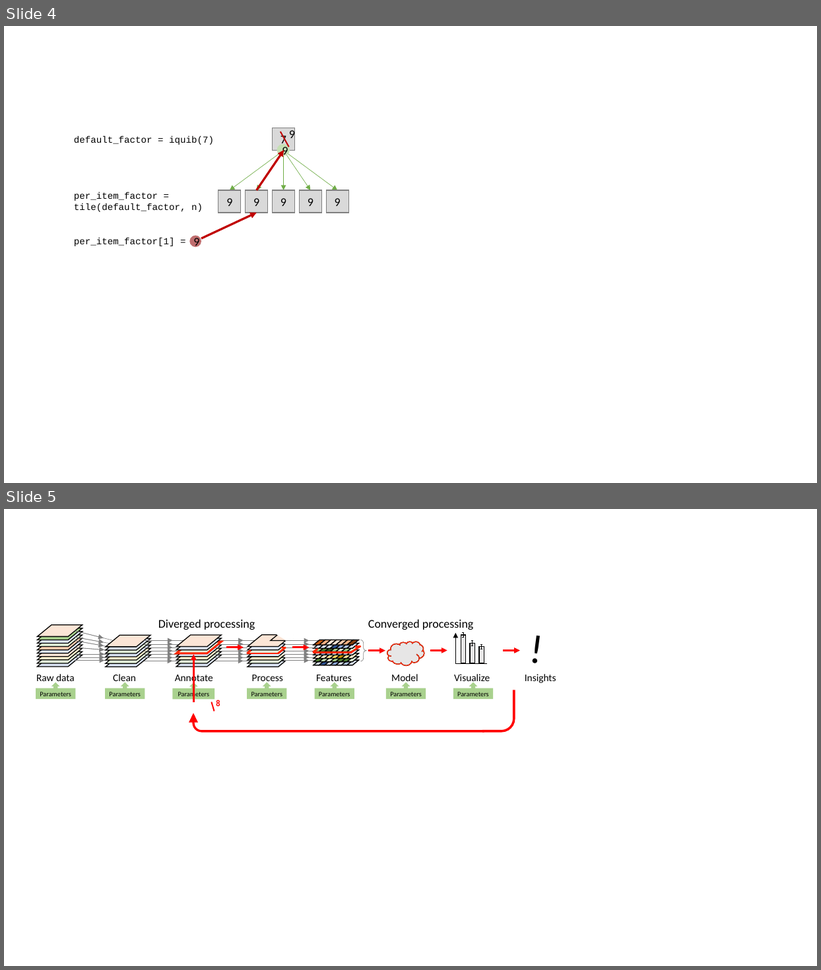
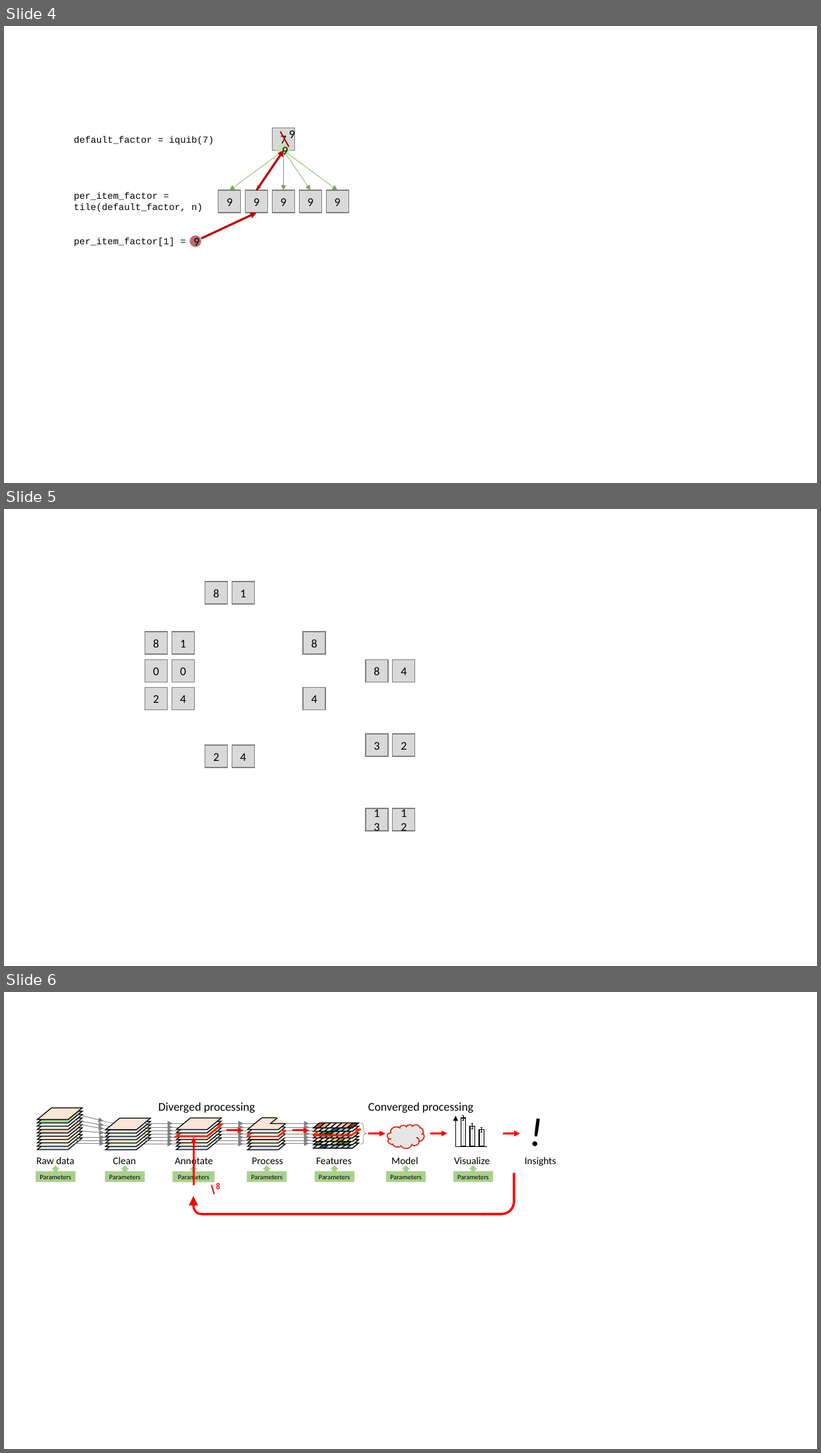
Before and after one commit to Technion-Kishony-lab/quibbler, a slide deck: docs/inverse.pptx. Shown one above the other, each under a label of ours: slides 4 and 5 before the commit, slides 4, 5 and 6 after it. The pictures are 821x970 and 821x1453 pixels, drawn with LibreOffice and Linux fonts; fonts in the diff are those of the drawing. Boxes give left, top, right and bottom in pixels: in the first picture for what was removed or moved away, otherwise in the second. Text is boxed around its words. In the diff, an @@ line names an element or a change of style, - is before the commit and + after.

```diff
--- a/docs/inverse.pptx
+++ b/docs/inverse.pptx
@@ slide 5 added at box(4, 509, 817, 966), background #FFFFFF @@
@@ rectangle added at box(205, 582, 228, 604), fill #D9D9D9, outline #808080 1 pt, 14 pt, text #000000 @@
+8
@@ rectangle added at box(232, 582, 255, 604), fill #D9D9D9, outline #808080 1 pt, 14 pt, text #000000 @@
+1
@@ rectangle added at box(145, 632, 168, 654), fill #D9D9D9, outline #808080 1 pt, 14 pt, text #000000 @@
+8
@@ rectangle added at box(172, 632, 194, 654), fill #D9D9D9, outline #808080 1 pt, 14 pt, text #000000 @@
+1
@@ rectangle added at box(303, 632, 325, 654), fill #D9D9D9, outline #808080 1 pt, 14 pt, text #000000 @@
+8
@@ rectangle added at box(145, 659, 168, 682), fill #D9D9D9, outline #808080 1 pt, 14 pt, text #000000 @@
+0
@@ rectangle added at box(172, 659, 194, 682), fill #D9D9D9, outline #808080 1 pt, 14 pt, text #000000 @@
+0
@@ rectangle added at box(366, 659, 388, 682), fill #D9D9D9, outline #808080 1 pt, 14 pt, text #000000 @@
+8
@@ rectangle added at box(393, 659, 415, 682), fill #D9D9D9, outline #808080 1 pt, 14 pt, text #000000 @@
+4
@@ rectangle added at box(145, 688, 168, 710), fill #D9D9D9, outline #808080 1 pt, 14 pt, text #000000 @@
+2
@@ rectangle added at box(172, 688, 194, 710), fill #D9D9D9, outline #808080 1 pt, 14 pt, text #000000 @@
+4
@@ rectangle added at box(303, 688, 325, 710), fill #D9D9D9, outline #808080 1 pt, 14 pt, text #000000 @@
+4
@@ rectangle added at box(205, 746, 228, 768), fill #D9D9D9, outline #808080 1 pt, 14 pt, text #000000 @@
+2
@@ rectangle added at box(232, 746, 255, 768), fill #D9D9D9, outline #808080 1 pt, 14 pt, text #000000 @@
+4
@@ rectangle added at box(366, 734, 388, 757), fill #D9D9D9, outline #808080 1 pt, 14 pt, text #000000 @@
+3
@@ rectangle added at box(393, 734, 415, 757), fill #D9D9D9, outline #808080 1 pt, 14 pt, text #000000 @@
+2
@@ rectangle added at box(366, 809, 388, 831), fill #D9D9D9, outline #808080 1 pt, 14 pt, text #000000 @@
+13
@@ rectangle added at box(393, 809, 415, 831), fill #D9D9D9, outline #808080 1 pt, 14 pt, text #000000 @@
+12
@@ what was slide 5 is now slide 6 @@
```
Also in this commit, not shown: 1 other file.
